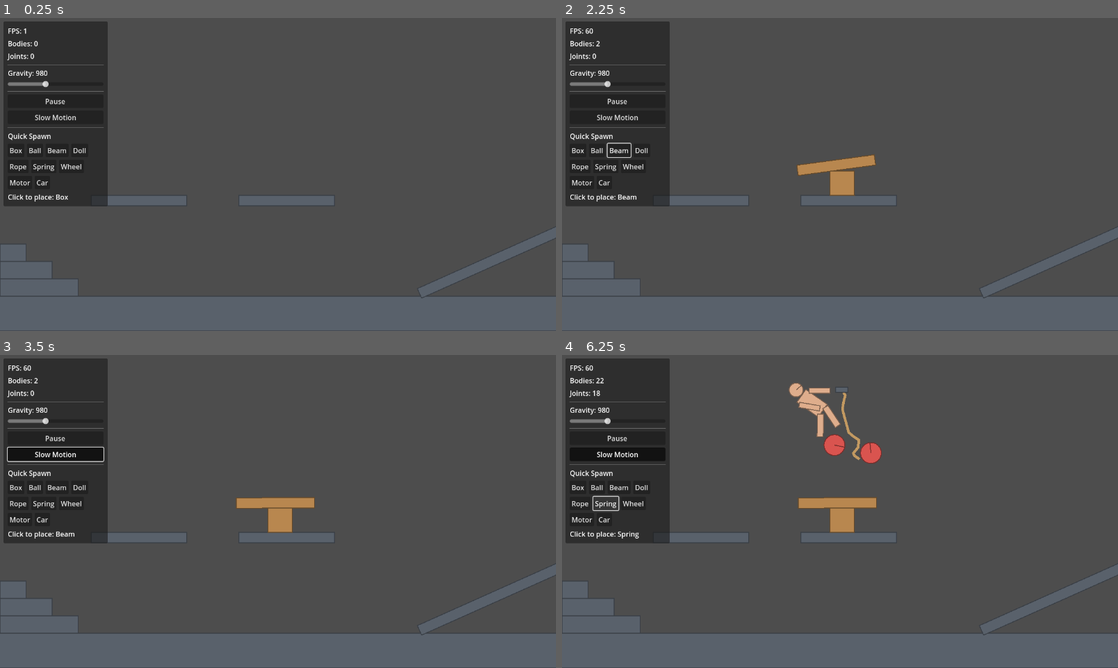
Above: before the commit, frames 1-4 (two rows, left to right).
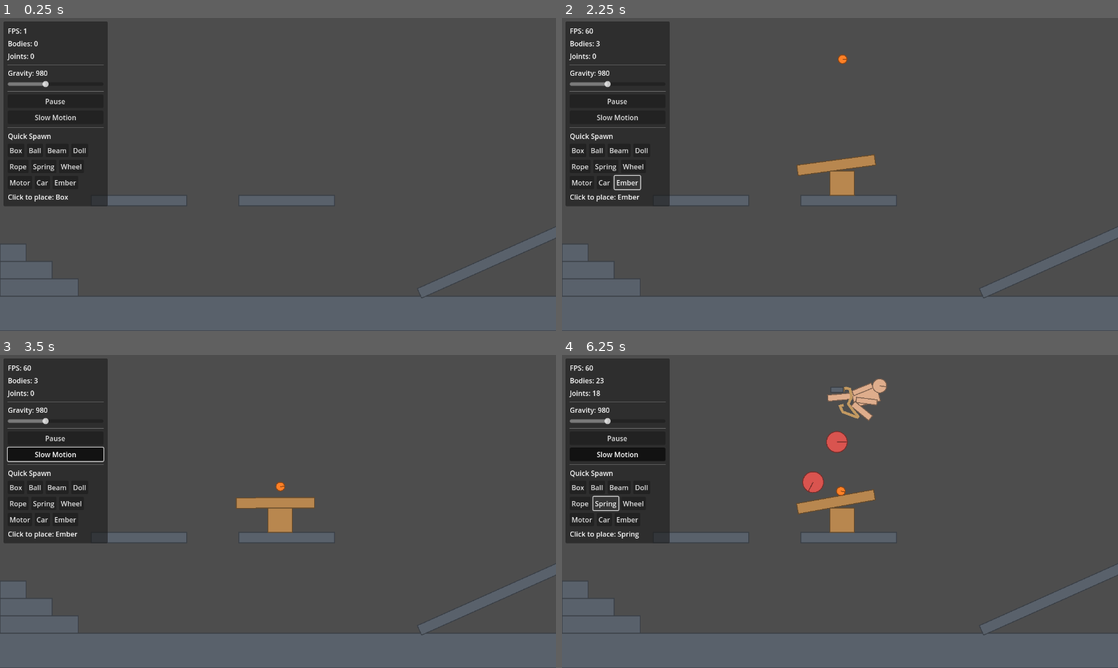
Above: after the commit, the same moments.

Repository: nitestryker/physics-lab
Game: Godot game, scene res://Scenes/Main/World.tscn
Two runs of this game, one before a commit and one after it. Both use one fixed random seed, a clock stepped at 60 frames per second and the inputs below.
Inputs (mouse positions are in pixels of both pictures, inside the frame that each line leads up to):
- Up to frame 1 (0.25 s): no input
- Up to frame 2 (2.25 s): click "Box" at 0.5 s; click "Beam" at 1.25 s; click (628, 183) at 2 s, where only the run after the commit has a clickable "Ember"
- Up to frame 3 (3.5 s): click "Slow Motion" at 2.75 s
- Up to frame 4 (6.25 s): click "Ball" at 3.5 s; click "Doll" at 4.25 s; click "Rope" at 5 s; click "Spring" at 5.75 s

The runs differ from the first frame. In frame 1, less than 0.1% of the frame differs, in the area x 9-14%, y 51-54%; in frame 2, 0.2%; in frame 3, 0.1%; in frame 4, 2.4%, in the area x 6-59%, y 7-54%.
Error after the commit: Parse Error: Cannot infer the type of "q" variable because the value doesn't have a set type. (res://Scripts/Components/Breakable.gd:54)

Commit message:
Milestone 0.5 — destruction and fire
Destruction. Breakable no longer just deletes the object — it shatters it. Rectangles split into four quadrant fragments, circles into three chunks. Fragments are real PhysicsObjects that inherit the parent's material and velocity plus a radial kick, so a box smashed against a wall sprays debris in the direction it was moving. Fragments have no Health, so they don't split infinitely, and a min_fragment_extent guard stops slivers. Your Glass material finally does what its table row promised: strength 0.3 means glass objects shatter from almost any impact, with zero new code — the material system carried it.
Fire. New Flammable component, and here's the elegant part: you never attach it manually. PhysicsObject auto-adds it when the material has burnable = true — flammability is purely data-driven, exactly what "treat materials as first-class resources" meant. A burning object shows particle flames, chars toward black, damages its own Health over time, and spreads fire to any burnable object it touches for more than ~0.6 seconds. Wood and Flesh burn; Steel, Rubber, and Glass don't.
The Ember is the ignition source: a small grabbable ball of eternal fire. Pick it up, touch it to things, drop it on a stack. It never burns out and takes no damage.
And the chain — this is where five milestones of architecture pay off in one sentence: fire damages Health, Health death triggers Breakable, and Breakable checks whether the object was burning and ignites its fragments if so. Drop an Ember on a wooden box stack and you get spreading fire, charring, and eventually the stack collapsing into burning debris. Nobody wrote a "burning collapse" feature; three components composed into it.
Two known limits, both deliberate: ragdoll limbs burn and char but never break (Flesh objects have no Health component — add one to the limb scenes when you want ragdolls to be destructible), and rope doesn't burn since its segments are bare rigid bodies without materials — a nice future exercise. Tuning knobs if the pacing feels off: burn_damage_per_second, burn_out_time, and ignite_contact_time on Flammable, fragment_impulse on Breakable.

Diff:
--- /dev/null
+++ b/Resources/Materials/Ember.tres
@@ -0,0 +1,14 @@
+[gd_resource type="Resource" script_class="ObjectMaterial" load_steps=2 format=3]
+
+[ext_resource type="Script" path="res://Scripts/Physics/ObjectMaterial.gd" id="1"]
+
+[resource]
+script = ExtResource("1")
+display_name = "Ember"
+color = Color(1, 0.5, 0.15, 1)
+density = 0.6
+friction = 0.7
+bounce = 0.2
+strength = 99.0
+burnable = false
+conductive = false
--- /dev/null
+++ b/Scenes/Objects/Ember.tscn
@@ -0,0 +1,24 @@
+[gd_scene load_steps=6 format=3]
+
+[ext_resource type="PackedScene" path="res://Scenes/Base/PhysicsObject.tscn" id="1"]
+[ext_resource type="Resource" path="res://Resources/Materials/Ember.tres" id="2"]
+[ext_resource type="Script" path="res://Scripts/Components/Grabbable.gd" id="3"]
+[ext_resource type="Script" path="res://Scripts/Components/Flammable.gd" id="4"]
+
+[sub_resource type="CircleShape2D" id="shape"]
+radius = 10.0
+
+[node name="Ember" instance=ExtResource("1")]
+object_material = ExtResource("2")
+base_mass = 0.4
+
+[node name="CollisionShape2D" parent="." index="0"]
+shape = SubResource("shape")
+
+[node name="Grabbable" type="Node" parent="." index="1"]
+script = ExtResource("3")
+
+[node name="Flammable" type="Node" parent="." index="2"]
+script = ExtResource("4")
+auto_ignite = true
+eternal = true
--- a/Scenes/UI/DebugOverlay.tscn
+++ b/Scenes/UI/DebugOverlay.tscn
@@ -106,6 +106,10 @@
 unique_name_in_owner = true
 text = "Car"
 
+[node name="SpawnEmberButton" type="Button" parent="Panel/Margin/VBox/SpawnRow3"]
+unique_name_in_owner = true
+text = "Ember"
+
 [node name="ToolLabel" type="Label" parent="Panel/Margin/VBox"]
 unique_name_in_owner = true
 text = "Click to place: Box"
--- a/Scripts/Components/Breakable.gd
+++ b/Scripts/Components/Breakable.gd
@@ -1,8 +1,16 @@
 class_name Breakable
 extends Node
-## Component: removes the object when its sibling Health dies.
-## TODO (later milestone): spawn fragment scenes with inherited velocity
-## instead of simply freeing the object.
+## Component: when the sibling Health dies, the object shatters into
+## smaller PhysicsObject fragments that inherit its material, velocity,
+## and a radial impulse. If the object was burning, its fragments spawn
+## already on fire. Fragments have no Health, so they don't split again.
+
+const BASE_SCENE := preload("res://Scenes/Base/PhysicsObject.tscn")
+
+## Outward kick applied to fragments, in px/s of velocity change.
+@export var fragment_impulse: float = 140.0
+## Fragments smaller than this (largest dimension) are not spawned.
+@export var min_fragment_extent: float = 12.0
 
 func _ready() -> void:
 	var health := get_parent().get_node_or_null(^"Health") as Health
@@ -12,8 +20,65 @@
 	health.died.connect(_on_died)
 
 func _on_died() -> void:
+	# died can fire during physics callbacks (collision damage), when the
+	# scene tree is locked — defer all spawning/freeing to be safe.
+	_break.call_deferred()
+
+func _break() -> void:
 	var parent := get_parent()
-	if parent is PhysicsObject:
-		parent.remove()
-	else:
-		parent.queue_free()
+	if not (parent is PhysicsObject) or not parent.is_inside_tree():
+		if is_instance_valid(parent):
+			parent.queue_free()
+		return
+	_spawn_fragments(parent)
+	parent.remove()
+
+func _spawn_fragments(parent: PhysicsObject) -> void:
+	var cs: CollisionShape2D = null
+	for child in parent.get_children():
+		if child is CollisionShape2D and child.shape:
+			cs = child
+			break
+	if cs == null:
+		return
+	var flammable := parent.get_node_or_null(^"Flammable") as Flammable
+	var was_burning := flammable != null and flammable.burning
+	var s: Shape2D = cs.shape
+	if s is RectangleShape2D:
+		var frag_size: Vector2 = s.size * 0.46
+		if maxf(frag_size.x, frag_size.y) < min_fragment_extent:
+			return
+		# Thin shapes (beams): don't let a dimension collapse to a sliver.
+		frag_size.x = clampf(frag_size.x, minf(min_fragment_extent, s.size.x * 0.9), s.size.x)
+		frag_size.y = clampf(frag_size.y, minf(min_fragment_extent, s.size.y * 0.9), s.size.y)
+		var q := s.size / 4.0
+		for offset: Vector2 in [Vector2(-q.x, -q.y), Vector2(q.x, -q.y), Vector2(-q.x, q.y), Vector2(q.x, q.y)]:
+			var shape := RectangleShape2D.new()
+			shape.size = frag_size
+			_make_fragment(parent, shape, offset, was_burning)
+	elif s is CircleShape2D:
+		var frag_radius: float = s.radius * 0.5
+		if frag_radius * 2.0 < min_fragment_extent:
+			return
+		for i in 3:
+			var offset := Vector2.RIGHT.rotated(TAU * i / 3.0) * s.radius * 0.5
+			var shape := CircleShape2D.new()
+			shape.radius = frag_radius
+			_make_fragment(parent, shape, offset, was_burning)
+
+func _make_fragment(parent: PhysicsObject, shape: Shape2D, offset: Vector2, was_burning: bool) -> void:
+	var frag: PhysicsObject = BASE_SCENE.instantiate()
+	frag.object_material = parent.object_material
+	frag.base_mass = maxf(0.1, parent.base_mass / 4.0)
+	(frag.get_node(^"CollisionShape2D") as CollisionShape2D).shape = shape
+	var rotated_offset := offset.rotated(parent.rotation)
+	frag.position = parent.position + rotated_offset
+	frag.rotation = parent.rotation
+	frag.linear_velocity = parent.linear_velocity
+	parent.get_parent().add_child(frag)
+	frag.add_to_group("grabbable")
+	frag.apply_central_impulse(rotated_offset.normalized() * fragment_impulse * frag.mass)
+	if was_burning:
+		var f := frag.get_node_or_null(^"Flammable") as Flammable
+		if f:
+			f.ignite()
--- /dev/null
+++ b/Scripts/Components/Flammable.gd
@@ -0,0 +1,110 @@
+class_name Flammable
+extends Node
+## Component: fire. A burning object damages its own Health over time,
+## chars visually, and spreads fire to touching burnable objects.
+## PhysicsObject AUTO-ADDS this component when its material has
+## burnable = true — flammability is data-driven by material, so Wood
+## and Flesh objects burn without any per-scene setup.
+
+signal ignited
+signal extinguished
+
+@export var burn_damage_per_second: float = 15.0
+## Seconds of contact with a burning body before this one ignites.
+@export var ignite_contact_time: float = 0.6
+## Burning stops after this long if the object survives (charred).
+@export var burn_out_time: float = 8.0
+## Start burning immediately (used by the Ember).
+@export var auto_ignite: bool = false
+## Never chars, never burns out, takes no burn damage (the Ember).
+@export var eternal: bool = false
+
+const CHAR_COLOR := Color(0.3, 0.25, 0.22)
+
+var burning: bool = false
+var _body: RigidBody2D
+var _burn_elapsed: float = 0.0
+var _heat: float = 0.0
+var _flames: CPUParticles2D
+
+func _ready() -> void:
+	_body = get_parent() as RigidBody2D
+	if _body == null:
+		push_warning("Flammable must be a child of a RigidBody2D.")
+		return
+	if auto_ignite:
+		ignite()
+
+## Called by burning neighbors while touching. Ignites past threshold.
+func add_heat(amount: float) -> void:
+	if burning:
+		return
+	_heat += amount
+	if _heat >= ignite_contact_time:
+		ignite()
+
+func ignite() -> void:
+	if burning:
+		return
+	burning = true
+	_burn_elapsed = 0.0
+	_make_flames()
+	ignited.emit()
+
+func extinguish() -> void:
+	if not burning or eternal:
+		return
+	burning = false
+	if is_instance_valid(_flames):
+		_flames.emitting = false   # let existing particles fade out
+		var f := _flames
+		get_tree().create_timer(1.0).timeout.connect(f.queue_free)
+	_flames = null
+	extinguished.emit()
+
+func _physics_process(delta: float) -> void:
+	if not burning or _body == null:
+		return
+	_burn_elapsed += delta
+	if not eternal:
+		# Damage-over-time chains into Health -> Breakable -> fragments.
+		var health := _body.get_node_or_null(^"Health") as Health
+		if health:
+			health.take_damage(burn_damage_per_second * delta)
+		# Char toward black as it burns.
+		_body.modulate = _body.modulate.lerp(CHAR_COLOR, delta * 0.25)
+	# Spread: heat up any touching flammable that isn't burning yet.
+	# (Requires contact_monitor on the body — PhysicsObject enables it.)
+	for other in _body.get_colliding_bodies():
+		var f := other.get_node_or_null(^"Flammable") as Flammable
+		if f and not f.burning:
+			f.add_heat(delta)
+	if not eternal and burn_out_time > 0.0 and _burn_elapsed >= burn_out_time:
+		extinguish()
+
+func _make_flames() -> void:
+	_flames = CPUParticles2D.new()
+	_flames.amount = 26
+	_flames.lifetime = 0.55
+	_flames.local_coords = false     # flames trail behind moving objects
+	_flames.direction = Vector2.UP
+	_flames.spread = 20.0
+	_flames.gravity = Vector2(0, -220)
+	_flames.initial_velocity_min = 20.0
+	_flames.initial_velocity_max = 60.0
+	_flames.scale_amount_min = 2.0
+	_flames.scale_amount_max = 4.5
+	_flames.color = Color(1.0, 0.55, 0.1, 0.9)
+	_flames.emission_shape = CPUParticles2D.EMISSION_SHAPE_SPHERE
+	_flames.emission_sphere_radius = _body_radius()
+	_body.add_child(_flames)
+
+func _body_radius() -> float:
+	for child in _body.get_children():
+		if child is CollisionShape2D and child.shape:
+			var s: Shape2D = child.shape
+			if s is CircleShape2D:
+				return s.radius
+			if s is RectangleShape2D:
+				return s.size.length() * 0.3
+	return 12.0
--- a/Scripts/Core/PhysicsObject.gd
+++ b/Scripts/Core/PhysicsObject.gd
@@ -7,6 +7,8 @@
 
 signal spawned
 signal despawned
+
+const FLAMMABLE_SCRIPT := preload("res://Scripts/Components/Flammable.gd")
 
 ## Data-driven material — never hard-code friction/bounce/mass on objects.
 @export var object_material: ObjectMaterial:
@@ -25,6 +27,12 @@
 	contact_monitor = true
 	max_contacts_reported = 8
 	_apply_material()
+	# Flammability is data-driven: a burnable material means this object
+	# can catch fire, with no per-scene setup (see Flammable component).
+	if object_material and object_material.burnable and get_node_or_null(^"Flammable") == null:
+		var flammable := FLAMMABLE_SCRIPT.new()
+		flammable.name = "Flammable"
+		add_child(flammable)
 	spawned.emit()
 
 func _apply_material() -> void:
--- a/Scripts/Objects/ObjectSpawner.gd
+++ b/Scripts/Objects/ObjectSpawner.gd
@@ -17,6 +17,7 @@
 	"Wheel": preload("res://Scenes/Objects/Wheel.tscn"),
 	"Motor": preload("res://Scenes/Joints/Motor.tscn"),
 	"Car": preload("res://Scenes/Objects/Car.tscn"),
+	"Ember": preload("res://Scenes/Objects/Ember.tscn"),
 }
 
 ## Where quick-spawned objects drop from (a Marker2D in the world).
--- a/Scripts/UI/DebugOverlay.gd
+++ b/Scripts/UI/DebugOverlay.gd
@@ -33,6 +33,7 @@
 	%SpawnWheelButton.pressed.connect(_quick_spawn.bind("Wheel"))
 	%SpawnMotorButton.pressed.connect(_quick_spawn.bind("Motor"))
 	%SpawnCarButton.pressed.connect(_quick_spawn.bind("Car"))
+	%SpawnEmberButton.pressed.connect(_quick_spawn.bind("Ember"))
 	GameManager.selected_changed.connect(_on_selected_changed)
 	_on_selected_changed(GameManager.selected_type)
 
Not shown, changed: README.md
